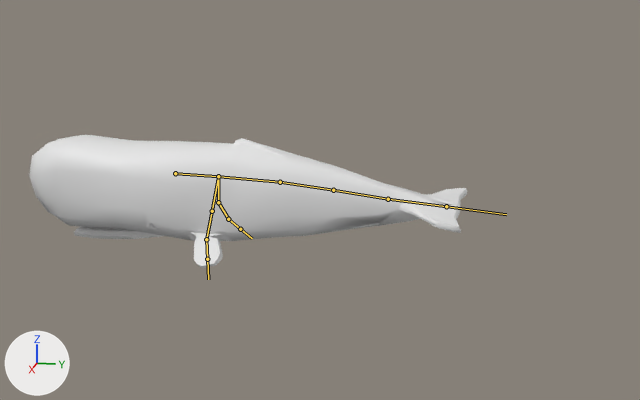
The FBX model Assets/Assets/Custom Fish Mesh/spermwhale.fbx: old version first, new version second.
Both versions are drawn from a 50 mm lens placed at (49.6, 8.3, 12.0), pointed at (0.4, -1.6, -0.3). Arrows for +X, +Y and +Z are at lower left; the lights stay in place. Both versions are drawn at frame 1 of the action 'Armature|ArmatureAction'; the numbers are the values there. The bones that bend it are drawn over the model as lines.

Objects in the first picture: 'Moby_Raw_Model'.
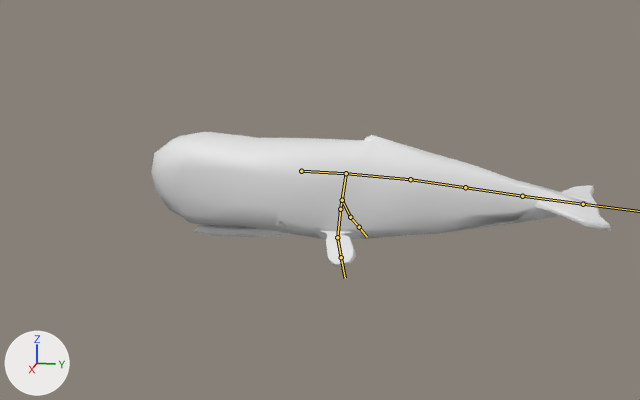
Patch to the scene script:
```diff
--- a/Assets/Assets/Custom Fish Mesh/spermwhale.fbx.py
+++ b/Assets/Assets/Custom Fish Mesh/spermwhale.fbx.py
@@ bone_rig_object @@
 bone_rig_object = bpy.data.objects['Armature']  # the whole rig 'Armature'
-bone_rig_object.location = (0.83, 0.85, -0.01)
+bone_rig_object.location = (-0.07, 8.28, 0.28)
```

Boxes (x1, y1, x2, y2) around the edits, measured in the pictures (640 x 400 px):
'Moby_Raw_Model', posed
    before: (29, 135, 467, 268)
    after: (151, 132, 611, 267)
